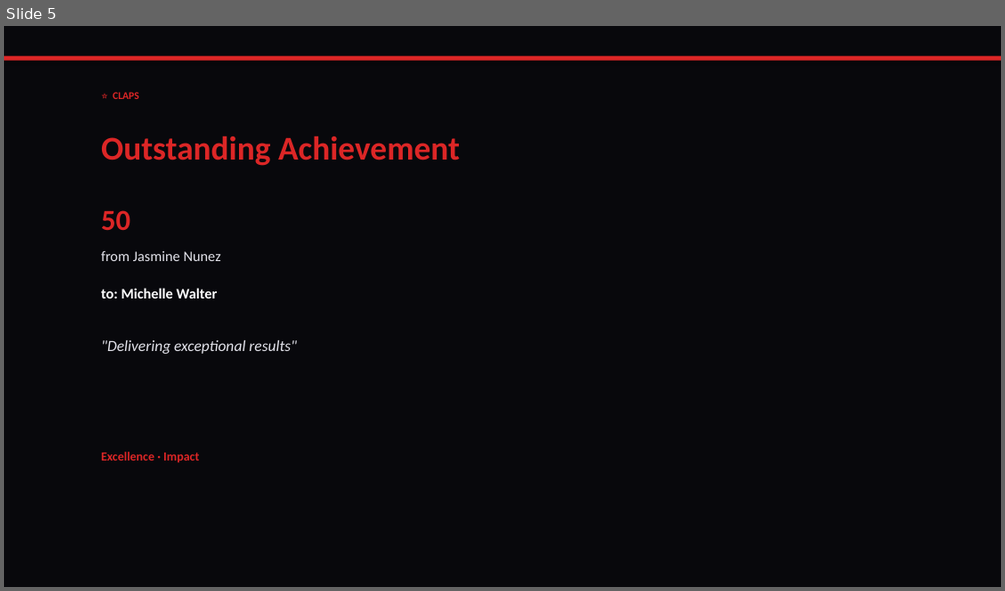
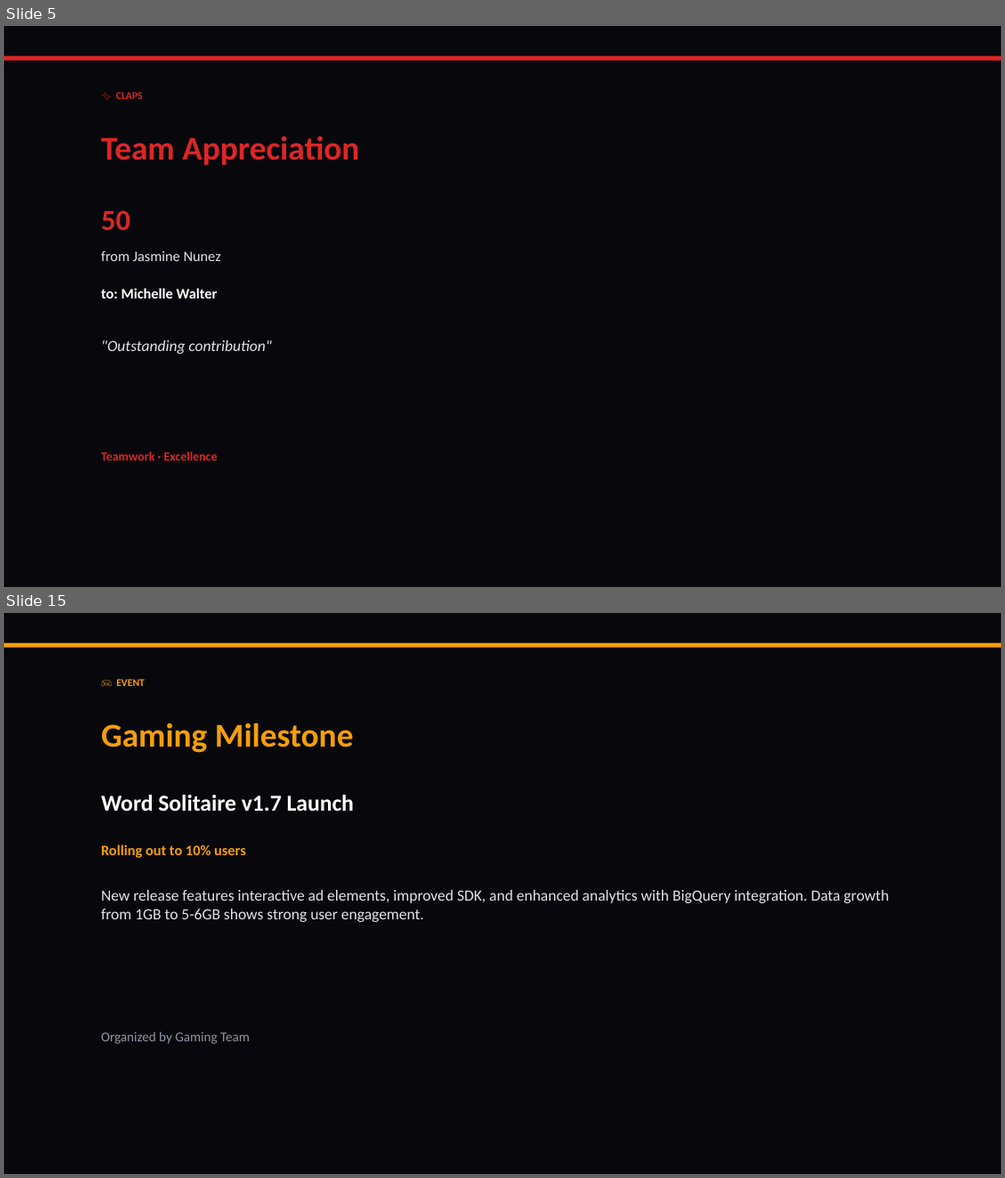
Before and after one commit to liliyagarifullina-maker/appodeal-pulse, a slide deck: data/archive/pulse_2026-03-15.pptx. Shown one above the other, each under a label of ours: slide 5 before the commit, slides 5 and 15 after it; the slides between them are not shown. The pictures are 1005x591 and 1005x1178 pixels, drawn with LibreOffice and Linux fonts; fonts in the diff are those of the drawing. Boxes give left, top, right and bottom in pixels: in the first picture for what was removed or moved away, otherwise in the second. Text is boxed around its words. In the diff, an @@ line names an element or a change of style, - is before the commit and + after.

```diff
--- a/data/archive/pulse_2026-03-15.pptx
+++ b/data/archive/pulse_2026-03-15.pptx
@@ slide 15 added at (4, 613, 1001, 1174), background #08080C @@
@@ rectangle added at (4, 643, 1001, 648), fill #F59E0B @@
@@ text added at (116, 679, 145, 686), 10 pt, text #F59E0B, bold @@
+🎮 EVENT
@@ text added at (101, 722, 354, 753), 32 pt, text #F59E0B, bold @@
+Gaming Milestone
@@ text added at (101, 795, 354, 811), 22 pt, text #FFFFFF, bold @@
+Word Solitaire v1.7 Launch
@@ text added at (101, 844, 246, 858), 14 pt, text #F59E0B, bold @@
+Rolling out to 10% users
@@ text added at (101, 890, 889, 922), 15 pt, text #E2E2EA @@
+New release features interactive ad elements, improved SDK, and enhanced analytics with BigQuery integration. Data growth from 1GB to 5-6GB shows strong user engagement.
@@ text added at (101, 1031, 250, 1044), 13 pt, text #8F95A3 @@
+Organized by Gaming Team
@@ slide 5 changed as well @@
@@ text at (116, 92, 143, 99): text changed @@
-⭐ CLAPS
+✨ CLAPS
@@ text at (101, 136, 359, 165): text changed @@
-Outstanding Achievement
+Team Appreciation
@@ text at (101, 340, 271, 354): text changed @@
-"Delivering exceptional results"
+"Outstanding contribution"
@@ text at (101, 451, 218, 460): text changed @@
-Excellence · Impact
+Teamwork · Excellence
```
Also in this commit, not shown: 9 other slides changed, 13 other slides added, 5 slides removed, 2 other files.
